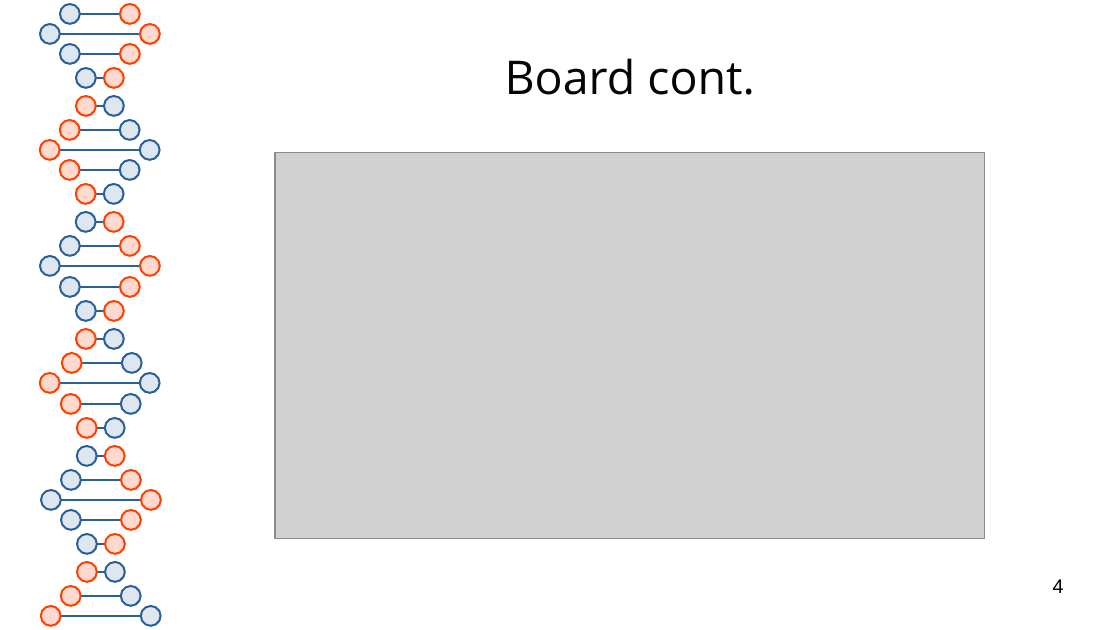
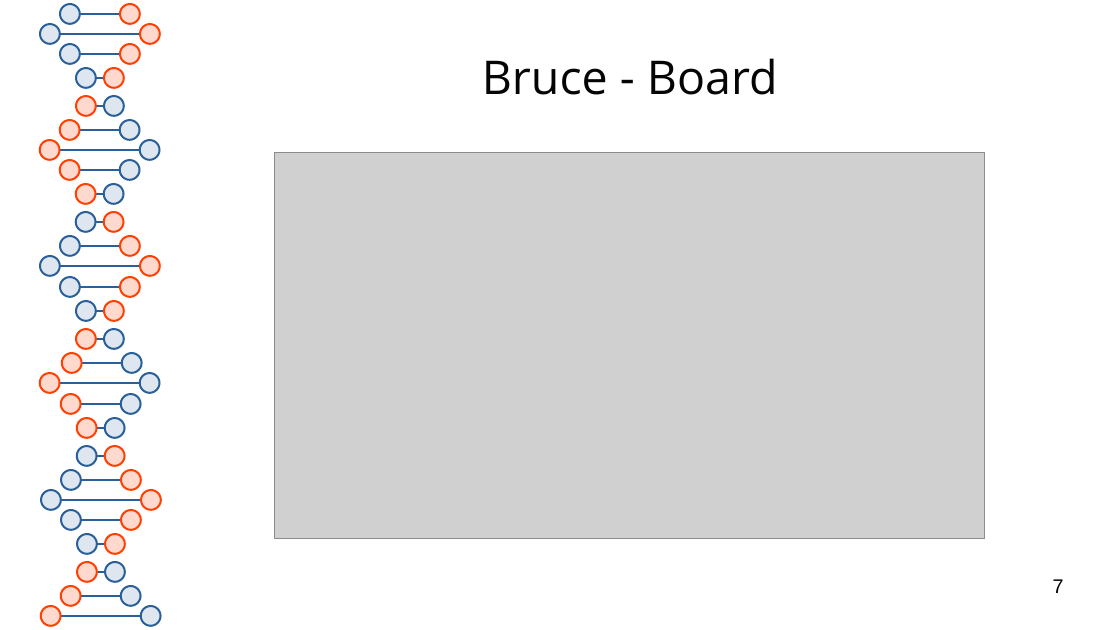
Before and after one commit to RedOctober117/ChutesAndLadders, a slide deck: slide 7 of documentation/presentation.pptx (slide 4 before the commit). Drawn at 1120x630 pixels with LibreOffice and Linux fonts; fonts in the diff are those of the drawing; grey boxes stand for pictures. Boxes give left, top, right and bottom in pixels: in the first picture for what was removed or moved away, otherwise in the second. Text is boxed around its words. In the diff, an @@ line names an element or a change of style, - is before the commit and + after.

```diff
--- a/documentation/presentation.pptx
+++ b/documentation/presentation.pptx
@@ title at [482,58,778,95]: text changed @@
-Board cont.
+Bruce - Board
@@ page number at [1053,579,1064,593]: text changed @@
-4
+7
```
Also in this commit, not shown: 8 other slides changed, 6 slides added.
